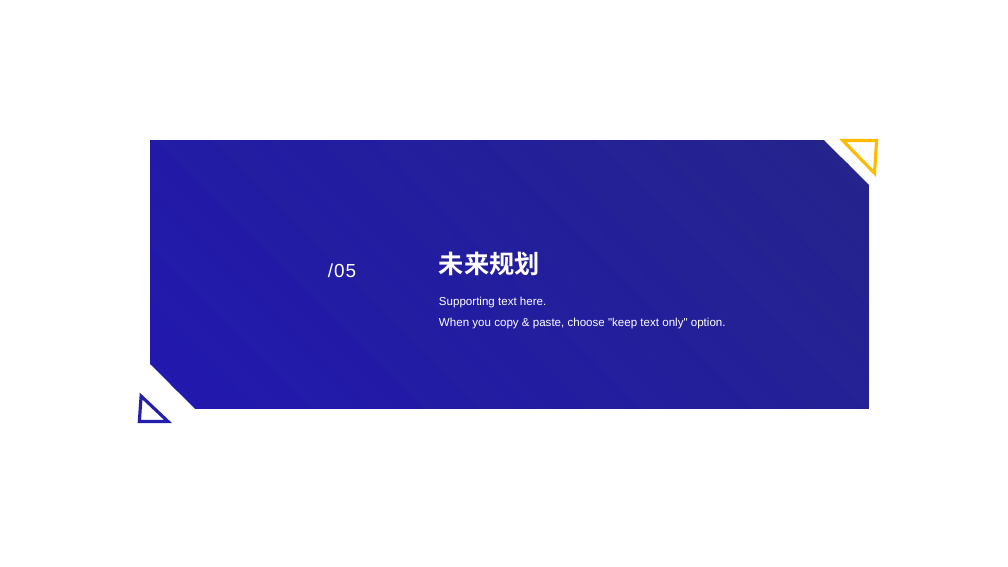
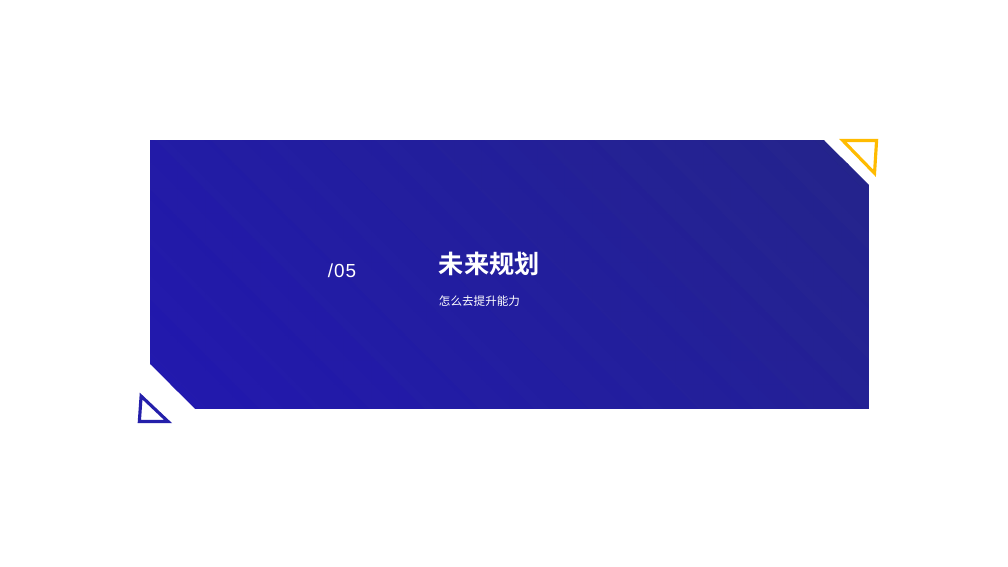
Before and after one commit to czx-dev/note, a slide deck: slide 11 of 陈仲贤述职答辩.pptx. Drawn at 1008x567 pixels with LibreOffice and Linux fonts; fonts in the diff are those of the drawing. Boxes give left, top, right and bottom in pixels: in the first picture for what was removed or moved away, otherwise in the second. Text is boxed around its words. In the diff, an @@ line names an element or a change of style, - is before the commit and + after.

```diff
--- a/陈仲贤述职答辩.pptx
+++ b/陈仲贤述职答辩.pptx
@@ text at [439,295,520,306]: text changed @@
-Supporting text here.
-When you copy & paste, choose "keep text only" option.
+怎么去提升能力
```
Also in this commit, not shown: 5 other slides changed, 17 other files.
